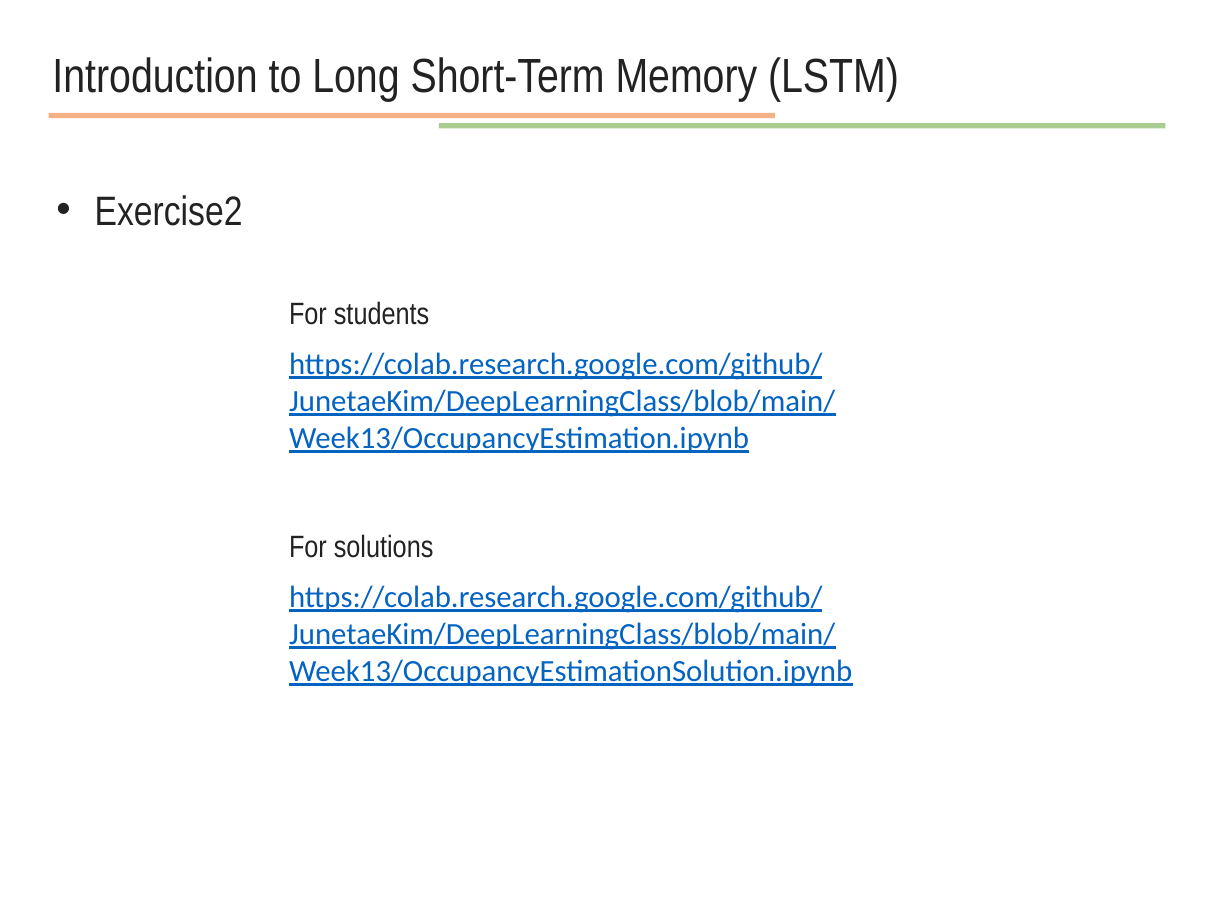
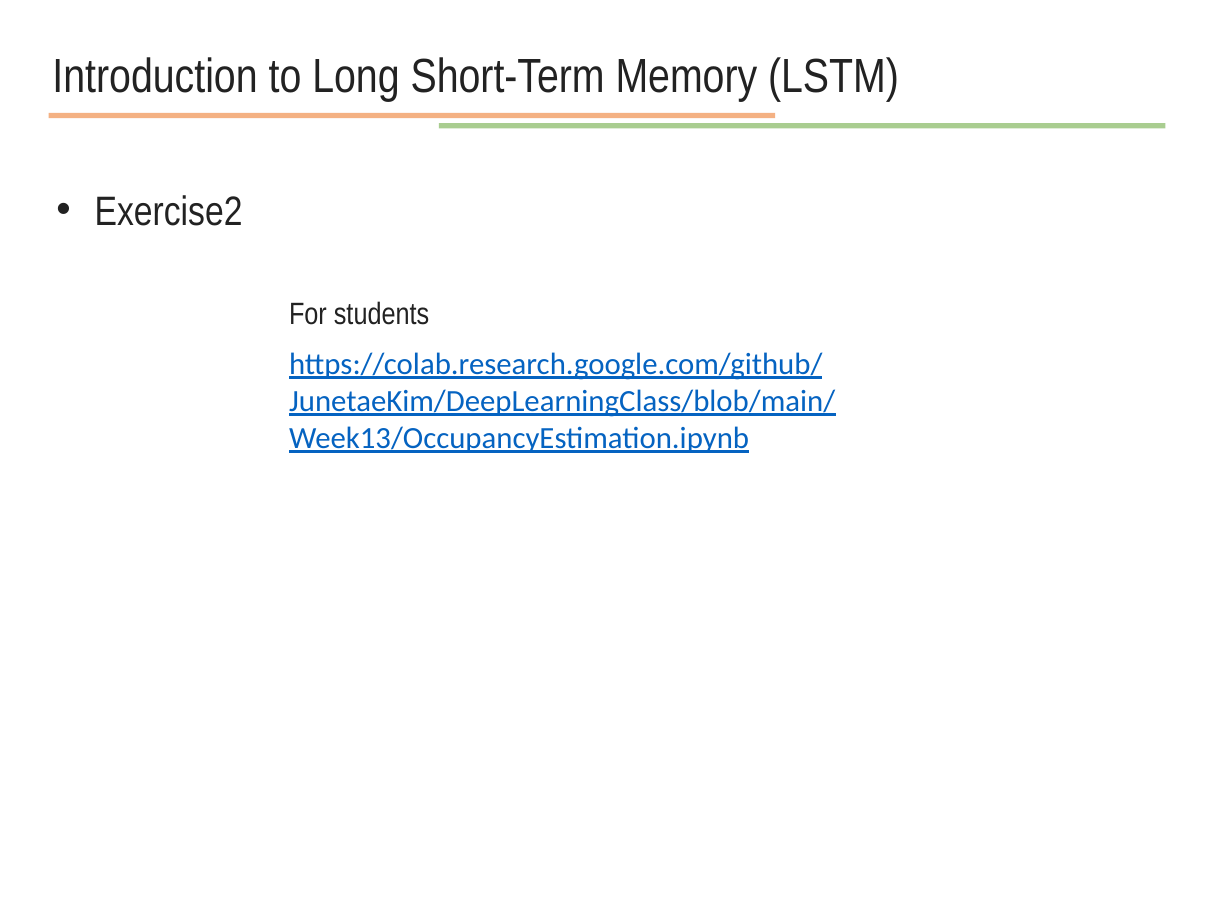
Before and after one commit to JunetaeKim/DeepLearningClass, a slide deck: slide 47 of Week13/week13 time series and sequential data.pptx. Drawn at 1232x924 pixels with LibreOffice and Linux fonts; fonts in the diff are those of the drawing. Boxes give left, top, right and bottom in pixels: in the first picture for what was removed or moved away, otherwise in the second. Text is boxed around its words. In the diff, an @@ line names an element or a change of style, - is before the commit and + after.

Commit message:
updated

```diff
--- a/Week13/week13 time series and sequential data.pptx
+++ b/Week13/week13 time series and sequential data.pptx
@@ text removed at [289, 534, 434, 558] @@
-For solutions
@@ text removed at [289, 585, 852, 686] @@
-https://colab.research.google.com/github/JunetaeKim/DeepLearningClass/blob/main/Week13/OccupancyEstimationSolution.ipynb
```
Also in this commit, not shown: 6 other slides changed.
